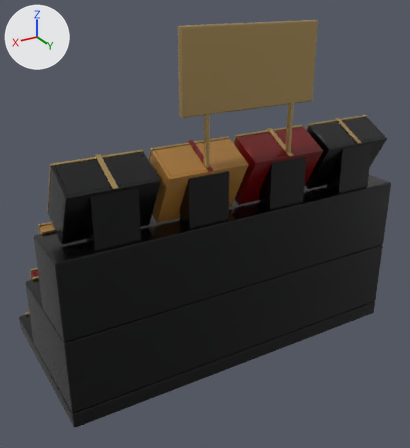
Renders of the Blender file models/abalone-gift-box-display/sources/abalone-gift-box-display.blend from each side of a commit.
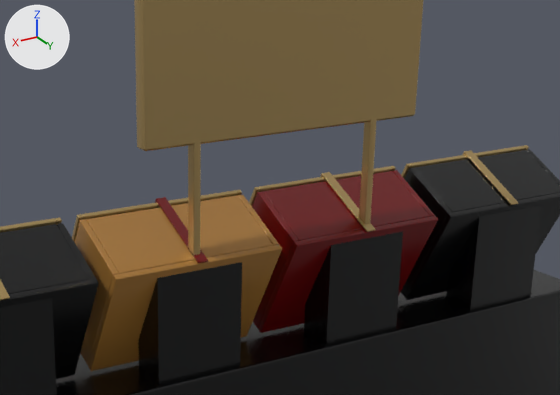
The first picture shows the older version from a 50 mm lens placed at (0.777, 1.317, 0.987), pointed at (0.012, 0.043, 0.35). The close-ups show the older and then the newer version on the part from 28% to 93% of the width and 10% to 52% of the height of that picture. Only the edits that show in the close-ups are written down. Arrows for +X, +Y and +Z are at upper left; the lights stay in place.

Names of what the first close-up shows: 'Cradle_09', 'Cradle_10', 'Cradle_11', 'Cradle_12', 'Gift_EndWall.017', 'Gift_EndWall.019', 'Gift_EndWall.021', 'Gift_EndWall.023', 'Gift_Floor.009', 'Gift_Floor.010', 'Riser_Rear', 'Sign_Frame', 'Sign_Support', 'Sign_Support.001' and 20 more.
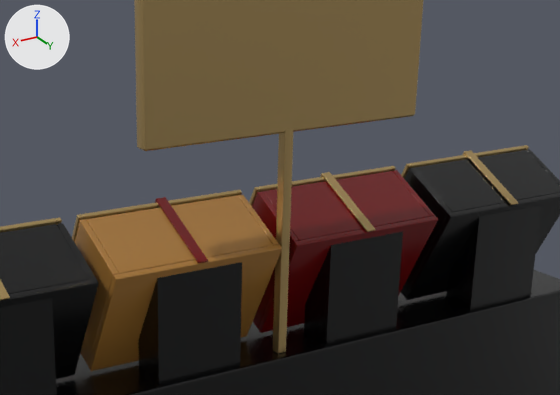
The change, as JSON lines over the scene's bpy script:
```json
{"op": "set", "path": "ob_sign_support.location", "old": "(-0.12, 0.23, 0.58)", "new": "(0.0, 0.23, 0.58)"}
{"op": "remove", "block": "ob_sign_support_001", "code": ["ob_sign_support_001 = bpy.data.objects.new('Sign_Support.001', me_cube_163)", "ob_sign_support_001.parent = ob_asset_abalonegiftboxdisplay", "ob_sign_support_001.location = (0.12, 0.23, 0.58)", "_m = ob_sign_support_001.modifiers.new('Soft manufactured edges', 'BEVEL')", "_m.width = 0.001", "_m.width_pct = 0.001", "_m = ob_sign_support_001.modifiers.new('Weighted corner normals', 'WEIGHTED_NORMAL')"]}
```

Boxes [x1, y1, x2, y2] around the edits, measured in the close-ups (560 x 395 px):
```json
{"object": "Sign_Support", "change": "moved", "before": [359, 118, 377, 224], "after": [273, 129, 294, 354]}
{"object": "Sign_Support.001", "change": "deleted", "before": [188, 141, 201, 258], "on screen": "brown"}
```
